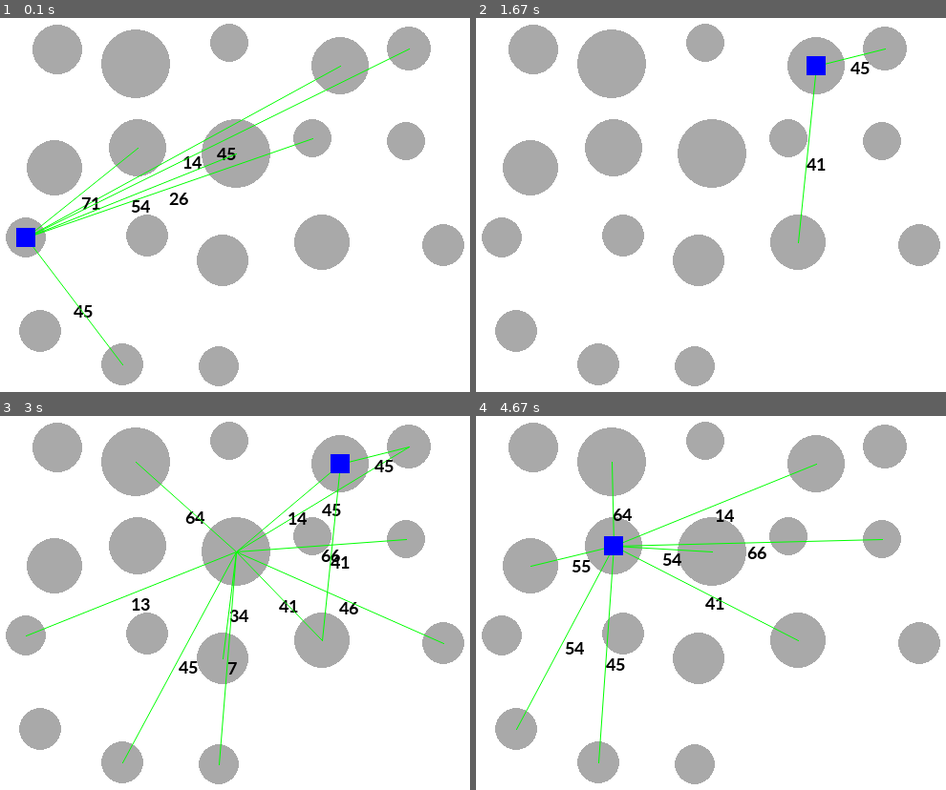
Above: before the commit, frames 1-4 (two rows, left to right).
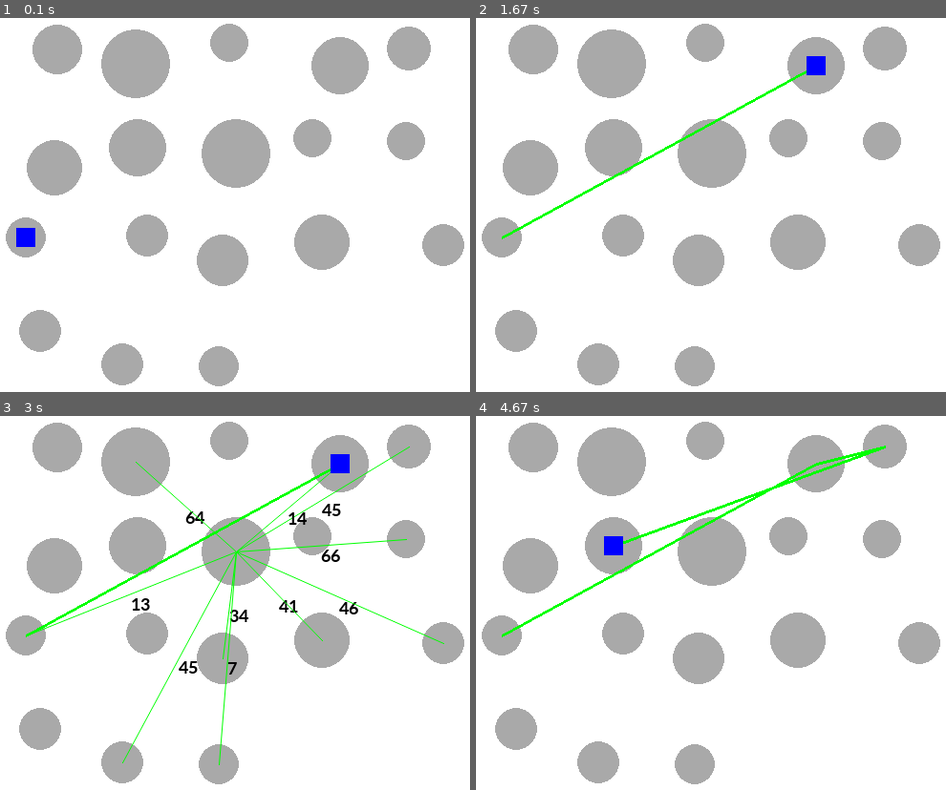
Above: after the commit, the same moments.

Repository: Vincent-lau/pygame_project
Game: pygame game, started from edu_game.py
The game is run twice, just before and just after one commit, with the same random seed, the same clock (stepped at 60 frames per second) and the same inputs.
Inputs (mouse positions are in pixels of both pictures, inside the frame that each line leads up to):
- Up to frame 1 (0.1 s): no input
- Up to frame 2 (1.67 s): click (814, 66) at 0.38 s; click (809, 283) at 0.72 s; click (598, 365) at 1.05 s; click (outside the picture) at 1.38 s
- Up to frame 3 (3 s): click (343, 490) at 1.72 s; click (300, 775) at 2.05 s; click (230, 442) at 2.38 s; click (235, 550) at 2.72 s
- Up to frame 4 (4.67 s): click (outside the picture) at 3.05 s; click (884, 445) at 3.88 s; click (612, 558) at 4.22 s; click (837, 632) at 4.55 s

The runs differ from the first frame. In frame 1, 1.7% of the frame differs, in the area x 6-88%, y 8-93%; in frame 2, 0.9%; in frame 3, 0.8%; in frame 4, 2.7%, in the area x 5-88%, y 7-93%.

Commit message:
highlight passed edges

Diff:
--- a/edu_game.py
+++ b/edu_game.py
@@ -402,6 +402,7 @@
                 break
 
         if flag:
+            Level2.visited_node.append(node)
             self.time+=node.weight
             self.cor=node.num
             p=node.get_centre()
@@ -410,7 +411,6 @@
             self.rect.x=newX
             self.rect.y=newY
 
-
     def reset(self):
         self.cor = copy.deepcopy(self.oriCor)  # any oriCor must be deeply copied
         self.rect.x = self.oriPos[0]
@@ -422,6 +422,7 @@
     nNodeNum=0
     graph=[]    # graph is adjacency list where each element is [nodeNum,weight]
     node_list=[]
+    visited_node=[]
 
     def __init__(self):
         super().__init__()
@@ -471,29 +472,40 @@
         # initialise the player
         n=Level2.node_list[random.randrange(0, Level2.nNodeNum)]
         self.myPlayer=Player2([n.get_centre()[0]-minR/2,n.get_centre()[1]-minR/2],n.num,[minR,minR],BLUE)
+        Level2.visited_node.append(n)
         all_sprites_group.add(self.myPlayer)
 
-    def draw_nodes(self):
+    @staticmethod
+    def draw_nodes():
         for i in range(Level2.nNodeNum):
             n=Level2.node_list[i]
             pg.draw.circle(screen,n.get_color(),n.get_centre(),n.get_size())
+
+    @staticmethod
+    def draw_visited_edges():
+        for i in range(len(Level2.visited_node)-1):
+            n1=Level2.visited_node[i]
+            n2=Level2.visited_node[i+1]
+            pg.draw.line(screen,GREEN,n1.get_centre(),n2.get_centre(),3)
 
     def draw_edges(self):
         for n in Level2.node_list:
             if n.isMouseOver():
                 self.draw_edges_from_node(n)
 
-        n=Level2.node_list[self.myPlayer.get_cor()]
-        self.draw_edges_from_node(n)
-
-    def draw_all_edges(self):
+        # n=Level2.node_list[self.myPlayer.get_cor()]
+        # self.draw_edges_from_node(n)
+
+    @staticmethod
+    def draw_all_edges():
         for i in range(Level2.nNodeNum):
             for j in range(len(Level2.graph[i])):
                 n1=Level2.node_list[i]
                 n2=Level2.node_list[Level2.graph[i][j]]
                 pg.draw.aaline(screen,GREEN,n1.get_centre(),n2.get_centre())
 
-    def draw_edges_from_node(self,node):
+    @staticmethod
+    def draw_edges_from_node(node):
         font = pg.font.SysFont('Calibri', 20, True, False)
         for i in range(len(Level2.graph[node.num])):
             n1=node
@@ -513,7 +525,10 @@
         pass
 
     def retry(self):  # reset the game while keeping the map the same
-        pass
+
+        Level2.visited_node=[]
+        self.myPlayer.reset()
+
 
     def pre_update(self):  # pre_update will run outside the main program loop
         self.initialise()
@@ -526,6 +541,7 @@
     def update(self):
         self.draw_nodes()
         self.draw_edges()
+        self.draw_visited_edges()
         all_sprites_group.draw(screen)
 
 
